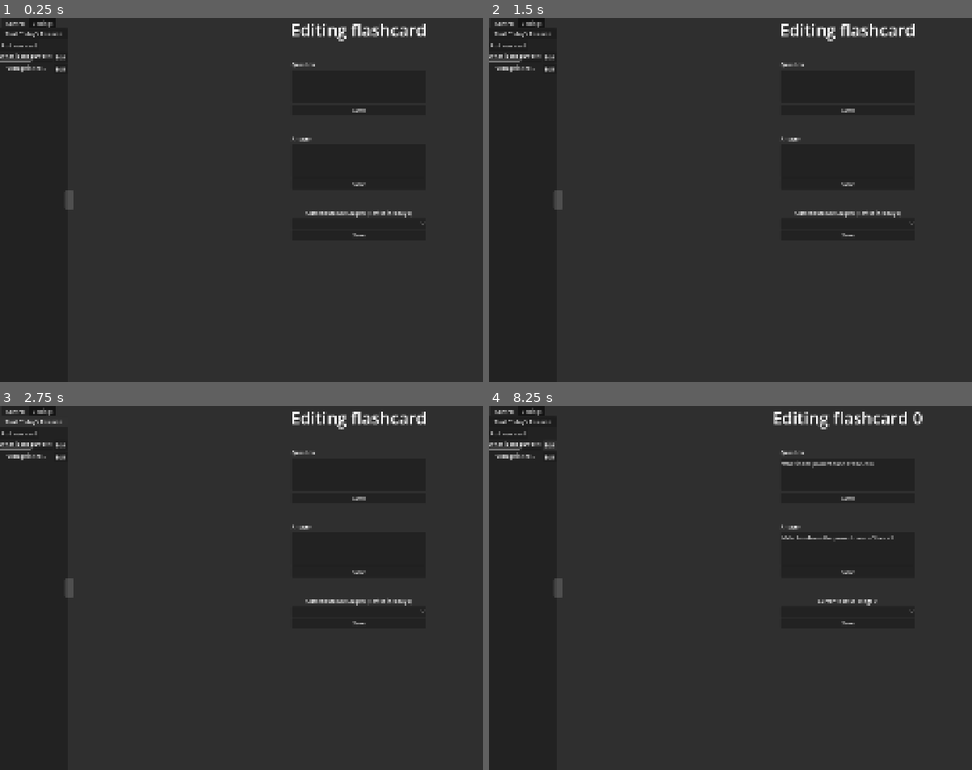
Above: before the commit, frames 1-4 (two rows, left to right).
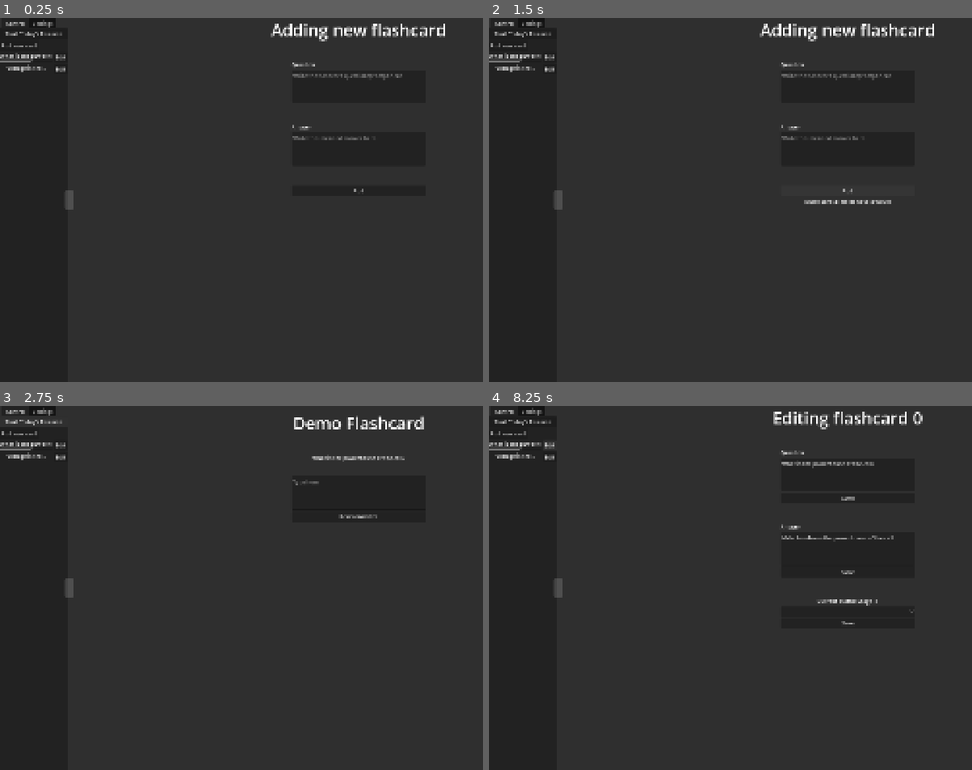
Above: after the commit, the same moments.

Repository: viywolf/Spaced-Repetition-Helper
Game: Godot game, scene res://scenes/main_screen.tscn
The game is run twice, just before and just after one commit, with the same random seed, the same clock (stepped at 60 frames per second) and the same inputs.
Inputs (mouse positions are in pixels of both pictures, inside the frame that each line leads up to):
- Up to frame 1 (0.25 s): no input
- Up to frame 2 (1.5 s): click "Save" (after the commit: "Add new card") at 0.5 s; click (846, 189) at 1.25 s, where only the run after the commit has a clickable "Add"
- Up to frame 3 (2.75 s): click "Start Today's Revision" at 2 s
- Up to frame 4 (8.25 s): click "Start Today's Revision" at 2.75 s; click "Add new card" at 3.5 s; click "Add new card" at 4.25 s; click "Edit" at 5 s; click "Save" at 5.75 s; click "Save" at 6.5 s; click "Save" at 7.25 s; click "Edit" at 8 s

The runs differ from the first frame. In frame 1, 1.5% of the frame differs, in the area x 56-93%, y 1-60%; in frame 2, 1.7%; in frame 3, 1.5%; in frame 4, 0.1%.

Commit message:
Add card screen

Diff:
--- a/scenes/main_screen.tscn
+++ b/scenes/main_screen.tscn
@@ -4,6 +4,7 @@
 [ext_resource type="Script" uid="uid://dedbl14ruchug" path="res://scenes/selector_manager.gd" id="1_kusfh"]
 [ext_resource type="Script" uid="uid://hl45omvsv3tm" path="res://scripts/main_section.gd" id="1_lushf"]
 [ext_resource type="Script" uid="uid://cdn3le7hqbp7n" path="res://scripts/editor_manager.gd" id="3_aum10"]
+[ext_resource type="Script" uid="uid://b4skmqfigxyov" path="res://scripts/new_card_editor.gd" id="6_23dc1"]
 [ext_resource type="Script" uid="uid://db8m3cwdl0nhh" path="res://scripts/card_editor.gd" id="6_a46j4"]
 
 [node name="MainScreen" type="Control" unique_id=339445641]
@@ -31,7 +32,7 @@
 layout_mode = 2
 metadata/_tab_index = 0
 
-[node name="Label" type="Button" parent="MainSection/Management/Control" unique_id=595796603]
+[node name="StartRevisionButton" type="Button" parent="MainSection/Management/Control" unique_id=595796603]
 layout_mode = 2
 text = "Start Today's Revision"
 
@@ -222,6 +223,7 @@
 layout_mode = 2
 
 [node name="CardEditor" type="VBoxContainer" parent="MainSection" unique_id=838655222]
+visible = false
 layout_mode = 2
 script = ExtResource("6_a46j4")
 
@@ -260,7 +262,7 @@
 [node name="HBoxContainer" type="HBoxContainer" parent="MainSection/CardEditor/CardEditHBoxContainer/VBoxContainer" unique_id=1478890965]
 layout_mode = 2
 
-[node name="Button" type="Button" parent="MainSection/CardEditor/CardEditHBoxContainer/VBoxContainer/HBoxContainer" unique_id=1391410976]
+[node name="SaveButtonQuestion" type="Button" parent="MainSection/CardEditor/CardEditHBoxContainer/VBoxContainer/HBoxContainer" unique_id=1391410976]
 layout_mode = 2
 size_flags_horizontal = 3
 text = "Save"
@@ -281,7 +283,7 @@
 [node name="HBoxContainer2" type="HBoxContainer" parent="MainSection/CardEditor/CardEditHBoxContainer/VBoxContainer" unique_id=1467970610]
 layout_mode = 2
 
-[node name="Button" type="Button" parent="MainSection/CardEditor/CardEditHBoxContainer/VBoxContainer/HBoxContainer2" unique_id=1028392380]
+[node name="SaveButtonAnswer" type="Button" parent="MainSection/CardEditor/CardEditHBoxContainer/VBoxContainer/HBoxContainer2" unique_id=1028392380]
 layout_mode = 2
 size_flags_horizontal = 3
 text = "Save"
@@ -306,7 +308,7 @@
 [node name="HBoxContainer3" type="HBoxContainer" parent="MainSection/CardEditor/CardEditHBoxContainer/VBoxContainer" unique_id=1108072163]
 layout_mode = 2
 
-[node name="Button" type="Button" parent="MainSection/CardEditor/CardEditHBoxContainer/VBoxContainer/HBoxContainer3" unique_id=460512501]
+[node name="SaveButtonStage" type="Button" parent="MainSection/CardEditor/CardEditHBoxContainer/VBoxContainer/HBoxContainer3" unique_id=460512501]
 layout_mode = 2
 size_flags_horizontal = 3
 text = "Save"
@@ -315,7 +317,89 @@
 layout_mode = 2
 size_flags_horizontal = 3
 
+[node name="NewCardEditor" type="VBoxContainer" parent="MainSection" unique_id=799594590]
+layout_mode = 2
+script = ExtResource("6_23dc1")
+
+[node name="CardEditTitle" type="RichTextLabel" parent="MainSection/NewCardEditor" unique_id=329784543]
+custom_minimum_size = Vector2(0, 50)
+layout_mode = 2
+theme_override_font_sizes/normal_font_size = 50
+text = "Adding new flashcard"
+fit_content = true
+horizontal_alignment = 1
+
+[node name="CardEditHBoxContainer" type="HBoxContainer" parent="MainSection/NewCardEditor" unique_id=418636759]
+layout_mode = 2
+
+[node name="Control" type="Control" parent="MainSection/NewCardEditor/CardEditHBoxContainer" unique_id=515580051]
+layout_mode = 2
+size_flags_horizontal = 3
+
+[node name="VBoxContainer" type="VBoxContainer" parent="MainSection/NewCardEditor/CardEditHBoxContainer" unique_id=204680753]
+custom_minimum_size = Vector2(400, 0)
+layout_mode = 2
+
+[node name="Spacer3" type="Control" parent="MainSection/NewCardEditor/CardEditHBoxContainer/VBoxContainer" unique_id=1485134470]
+custom_minimum_size = Vector2(0, 50)
+layout_mode = 2
+
+[node name="Label2" type="Label" parent="MainSection/NewCardEditor/CardEditHBoxContainer/VBoxContainer" unique_id=1951816667]
+layout_mode = 2
+text = "Question"
+
+[node name="QuestionTextEdit" type="TextEdit" parent="MainSection/NewCardEditor/CardEditHBoxContainer/VBoxContainer" unique_id=1232290208]
+custom_minimum_size = Vector2(0, 100)
+layout_mode = 2
+placeholder_text = "Write the flashcard question/prompt here"
+wrap_mode = 1
+
+[node name="Spacer" type="Control" parent="MainSection/NewCardEditor/CardEditHBoxContainer/VBoxContainer" unique_id=1593244260]
+custom_minimum_size = Vector2(0, 50)
+layout_mode = 2
+
+[node name="Label3" type="Label" parent="MainSection/NewCardEditor/CardEditHBoxContainer/VBoxContainer" unique_id=1847910775]
+layout_mode = 2
+text = "Answer"
+
+[node name="AnswerTextEdit" type="TextEdit" parent="MainSection/NewCardEditor/CardEditHBoxContainer/VBoxContainer" unique_id=1439411436]
+custom_minimum_size = Vector2(0, 100)
+layout_mode = 2
+placeholder_text = "Write the intended answer here"
+wrap_mode = 1
+
+[node name="Spacer2" type="Control" parent="MainSection/NewCardEditor/CardEditHBoxContainer/VBoxContainer" unique_id=338022700]
+custom_minimum_size = Vector2(0, 50)
+layout_mode = 2
+
+[node name="AddNewCardButton" type="Button" parent="MainSection/NewCardEditor/CardEditHBoxContainer/VBoxContainer" unique_id=1968439862]
+layout_mode = 2
+text = "Add"
+
+[node name="ErrorLabel" type="Label" parent="MainSection/NewCardEditor/CardEditHBoxContainer/VBoxContainer" unique_id=1614973055]
+visible = false
+layout_mode = 2
+text = "Make sure all fields have a value!"
+horizontal_alignment = 1
+
+[node name="SavedLabel" type="Label" parent="MainSection/NewCardEditor/CardEditHBoxContainer/VBoxContainer" unique_id=2112721716]
+visible = false
+layout_mode = 2
+text = "Flashcard successfully saved!"
+horizontal_alignment = 1
+
+[node name="Control2" type="Control" parent="MainSection/NewCardEditor/CardEditHBoxContainer" unique_id=1316300542]
+layout_mode = 2
+size_flags_horizontal = 3
+
+[connection signal="pressed" from="MainSection/Management/Control/StartRevisionButton" to="MainSection" method="_on_start_revision_button_pressed"]
 [connection signal="edit_menu_pressed" from="MainSection/Management/Control/ScrollContainer/Selector" to="MainSection" method="_on_selector_edit_menu_pressed"]
 [connection signal="pressed" from="MainSection/FlashcardManager/SubmitButton/RevealButton" to="MainSection/FlashcardManager" method="_on_reveal_button_pressed"]
 [connection signal="pressed" from="MainSection/FlashcardManager/ArrowContainer/IncorrectButton" to="MainSection/FlashcardManager" method="_on_incorrect_button_pressed"]
 [connection signal="pressed" from="MainSection/FlashcardManager/ArrowContainer/CorrectButton" to="MainSection/FlashcardManager" method="_on_correct_button_pressed"]
+[connection signal="pressed" from="MainSection/CardEditor/CardEditHBoxContainer/VBoxContainer/HBoxContainer/SaveButtonQuestion" to="MainSection/CardEditor" method="_on_save_button_question_pressed"]
+[connection signal="pressed" from="MainSection/CardEditor/CardEditHBoxContainer/VBoxContainer/HBoxContainer2/SaveButtonAnswer" to="MainSection/CardEditor" method="_on_save_button_answer_pressed"]
+[connection signal="pressed" from="MainSection/CardEditor/CardEditHBoxContainer/VBoxContainer/HBoxContainer3/SaveButtonStage" to="MainSection/CardEditor" method="_on_save_button_stage_pressed"]
+[connection signal="text_changed" from="MainSection/NewCardEditor/CardEditHBoxContainer/VBoxContainer/QuestionTextEdit" to="MainSection/NewCardEditor" method="_on_question_text_edit_text_changed"]
+[connection signal="text_changed" from="MainSection/NewCardEditor/CardEditHBoxContainer/VBoxContainer/AnswerTextEdit" to="MainSection/NewCardEditor" method="_on_answer_text_edit_text_changed"]
+[connection signal="pressed" from="MainSection/NewCardEditor/CardEditHBoxContainer/VBoxContainer/AddNewCardButton" to="MainSection/NewCardEditor" method="_on_add_new_card_button_pressed"]
--- a/scripts/card_editor.gd
+++ b/scripts/card_editor.gd
@@ -13,6 +13,7 @@
 func _process(delta: float) -> void:
 	if is_flashcard_new:
 		update_info()
+		is_flashcard_new = false
 
 func update_info() -> void:
 	currrent_flashcard = Flashcards.flashcards["Demo Flashcard"][current_flashcard_id]
@@ -20,3 +21,15 @@
 	$CardEditHBoxContainer/VBoxContainer/QuestionTextEdit.text = currrent_flashcard[Flashcards.QUESTION]
 	$CardEditHBoxContainer/VBoxContainer/AnswerTextEdit.text = currrent_flashcard[Flashcards.ANSWER]
 	$CardEditHBoxContainer/VBoxContainer/Label.text = "Current status: Stage " + currrent_flashcard[Flashcards.STAGE]
+
+
+func _on_save_button_question_pressed() -> void:
+	currrent_flashcard[Flashcards.QUESTION] = $CardEditHBoxContainer/VBoxContainer/QuestionTextEdit.text
+
+
+func _on_save_button_answer_pressed() -> void:
+	currrent_flashcard[Flashcards.ANSWER] = $CardEditHBoxContainer/VBoxContainer/AnswerTextEdit.text
+
+
+func _on_save_button_stage_pressed() -> void:
+	currrent_flashcard[Flashcards.STAGE] = str($CardEditHBoxContainer/VBoxContainer/OptionButton.selected)
--- a/scripts/flashcard_manager.gd
+++ b/scripts/flashcard_manager.gd
@@ -34,15 +34,16 @@
 		$ArrowContainer/CorrectButton.show()
 
 
-func get_new_card() -> void:
+func get_new_card() -> int:
 	for i in range(Flashcards.flashcards[current_flashcard_set].size()):
 		var card = Flashcards.flashcards[current_flashcard_set][i]
 		if card[Flashcards.STAGE] == "0":
 			current_flashcard = card
 			cur_question_index = i
-			return
+			return i
 	# If it reaches here no card was found
 	cur_question_index = -1
+	return -1
 
 
 func _on_correct_button_pressed() -> void:
--- a/scripts/main_section.gd
+++ b/scripts/main_section.gd
@@ -14,19 +14,33 @@
 	$FlashcardManager.show()
 	$EditorManager.hide()
 	$CardEditor.hide()
+	$NewCardEditor.hide()
 
 func show_editor_manager() -> void:
 	$FlashcardManager.hide()
 	$EditorManager.show()
 	$CardEditor.hide()
+	$NewCardEditor.hide()
 
-func show_card_editor(edit_no: int) -> void:
+func show_card_editor() -> void:
 	$FlashcardManager.hide()
 	$EditorManager.hide()
 	$CardEditor.show()
+	$NewCardEditor.hide()
+
+func show_new_card_editor() -> void:
+	$FlashcardManager.hide()
+	$EditorManager.hide()
+	$CardEditor.hide()
+	$NewCardEditor.show()
 
 
 func _on_selector_edit_menu_pressed(id: int) -> void:
 	$CardEditor.current_flashcard_id = id
 	$CardEditor.is_flashcard_new = true
-	show_card_editor(id)
+	show_card_editor()
+
+
+func _on_start_revision_button_pressed() -> void:
+	show_flashcard_manager()
+	$FlashcardManager.update_flashcard($FlashcardManager.get_new_card())
--- /dev/null
+++ b/scripts/new_card_editor.gd
@@ -0,0 +1,27 @@
+extends VBoxContainer
+
+@onready var question_text_edit = $CardEditHBoxContainer/VBoxContainer/QuestionTextEdit
+@onready var answer_text_edit = $CardEditHBoxContainer/VBoxContainer/AnswerTextEdit
+
+@onready var error_label = $CardEditHBoxContainer/VBoxContainer/ErrorLabel
+@onready var saved_label = $CardEditHBoxContainer/VBoxContainer/SavedLabel
+
+func _on_add_new_card_button_pressed() -> void:
+	if (question_text_edit.text != "" and
+			 answer_text_edit.text != ""):
+		Flashcards.add_flashcard(question_text_edit.text, answer_text_edit.text)
+		error_label.hide()
+		saved_label.show()
+	else:
+		error_label.show()
+		saved_label.hide()
+
+
+func _on_question_text_edit_text_changed() -> void:
+	error_label.hide()
+	saved_label.hide()
+
+
+func _on_answer_text_edit_text_changed() -> void:
+	error_label.hide()
+	saved_label.hide()
Not shown, added: scripts/new_card_editor.gd.uid
